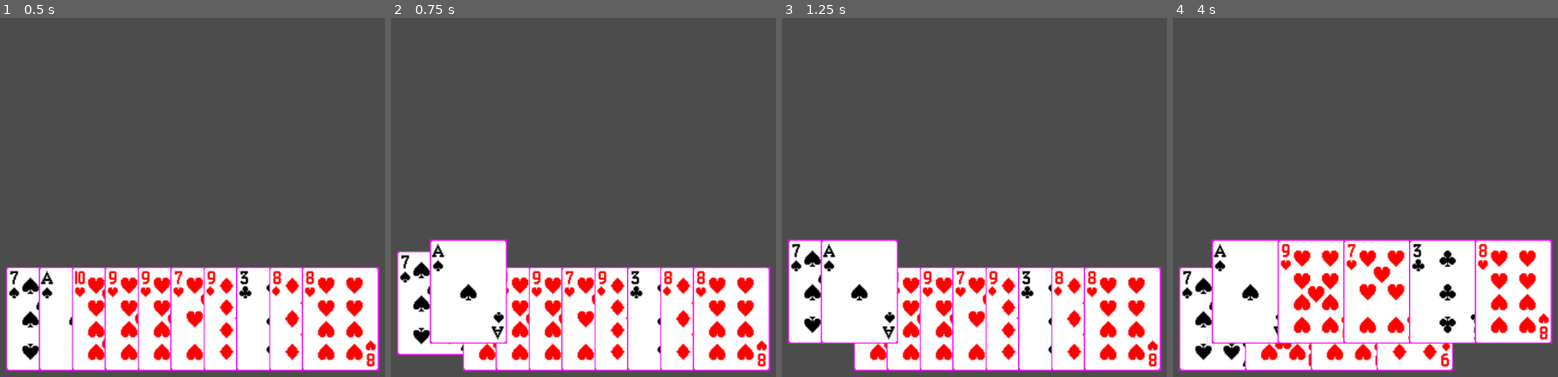
Above: before the commit, frames 1-4 (left to right).
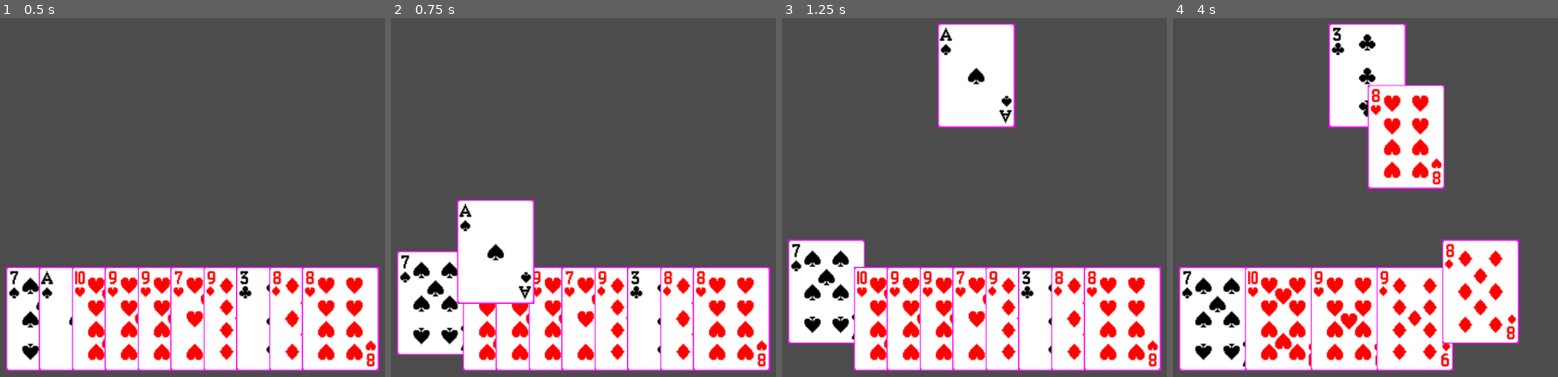
Above: after the commit, the same moments.

Repository: mhogar/CardGameEngine
Game: Godot game, scene res://core/Game.tscn
The game is run twice, just before and just after one commit, with the same random seed, the same clock (stepped at 60 frames per second) and the same inputs.
Inputs (mouse positions are in pixels of both pictures, inside the frame that each line leads up to):
- Up to frame 1 (0.5 s): no input
- Up to frame 2 (0.75 s): tap Enter at 0.5 s; move the mouse to (437, 319) at 0.52 s; click (437, 319) at 0.6 s
- Up to frame 3 (1.25 s): no input
- Up to frame 4 (4 s): move the mouse to (1284, 319) at 1.27 s; click (1284, 319) at 1.35 s; move the mouse to (1350, 319) at 2.02 s; click (1350, 319) at 2.1 s; move the mouse to (1415, 319) at 2.77 s; click (1415, 319) at 2.85 s; move the mouse to (1481, 319) at 3.52 s; click (1481, 319) at 3.6 s

Frame 1 is identical in both runs. In frame 2, 5.5% of the frame differs, in the area x 9-38%, y 50-91%; in frame 3, 8.8%; in frame 4, 26%, in the area x 9-99%, y 1-91%.
Error before the commit: Invalid call. Nonexistent function 'interpolate_property' in base 'Nil'. (res://core/events/MoveCard.gd:26)

Commit message:
Implement event queue

Diff:
--- a/core/Card.gd
+++ b/core/Card.gd
@@ -26,7 +26,8 @@
 	sprite.texture = tex
 
 
-func reset_anims():
+func reset():
+	sprite.position = Vector2()
 	anim_player.stop()
 
 
--- a/core/Game.gd
+++ b/core/Game.gd
@@ -3,17 +3,24 @@
 onready var table := $Table
 onready var hand := $Table/Hand
 onready var play_pile := $Table/PlayPile
+onready var event_queue := $EventQueue
+
+func _ready():
+	for i in 5:
+		add_move_card_event()
+
+	event_queue.connect("completed", self, "_on_event_completed")
+	event_queue.execute()
 
 
-func _ready():
-	var move_card_event : MoveCardEvent = preload("res://core/events/MoveCard.tscn").instance()
-	move_card_event.table = table
-	move_card_event.source_hand = hand
-	move_card_event.dest_deck = play_pile
+func add_move_card_event():
+	var event : MoveCardEvent = preload("res://core/events/MoveCard.tscn").instance()
+	event.table = table
+	event.source_hand = hand
+	event.dest_deck = play_pile
 
-	move_card_event.connect("completed", self, "_on_move_card_completed")
-	move_card_event.execute()
+	event_queue.add_event(event)
 
 
-func _on_move_card_completed():
-	print("card moved")
+func _on_event_completed():
+	print("queue finished")
--- a/core/Game.tscn
+++ b/core/Game.tscn
@@ -1,13 +1,14 @@
-[gd_scene load_steps=4 format=2]
+[gd_scene load_steps=5 format=2]
 
 [ext_resource path="res://core/Hand.tscn" type="PackedScene" id=1]
 [ext_resource path="res://core/Game.gd" type="Script" id=2]
 [ext_resource path="res://core/Pile.tscn" type="PackedScene" id=3]
+[ext_resource path="res://core/events/EventQueue.tscn" type="PackedScene" id=4]
 
 [node name="Game" type="Node"]
 script = ExtResource( 2 )
 
-[node name="Events" type="Node" parent="."]
+[node name="EventQueue" parent="." instance=ExtResource( 4 )]
 
 [node name="Table" type="Node2D" parent="."]
 z_index = -1
--- a/core/Hand.gd
+++ b/core/Hand.gd
@@ -4,6 +4,8 @@
 signal select_card
 
 const MAX_WIDTH := 500.0
+
+var can_select := false
 
 var hovered_card_indices := []
 var selected_card_index : int = -1
@@ -18,7 +20,7 @@
 
 
 func _process(delta):
-	if Input.is_action_just_pressed("confirm_card") && selected_card_index >= 0:
+	if can_select && Input.is_action_just_pressed("confirm_card") && selected_card_index >= 0:
 		emit_signal("select_card", selected_card_index)
 
 
--- a/core/events/Event.gd
+++ b/core/events/Event.gd
@@ -2,3 +2,5 @@
 class_name Event
 
 signal completed
+
+onready var sub_events_node := $SubEvents
--- /dev/null
+++ b/core/events/EventQueue.gd
@@ -0,0 +1,32 @@
+extends Event
+class_name EventQueue
+
+var events := []
+var current_event_index : int
+
+
+func add_event(event : Event):
+	events.append(event)
+	sub_events_node.add_child(event)
+
+
+func execute():
+	current_event_index = -1
+	execute_next()
+
+
+func execute_next():
+	current_event_index += 1
+
+	if current_event_index >= events.size():
+		emit_signal("completed")
+		return
+
+	var event : Event = events[current_event_index]
+	event.connect("completed", self, "_on_event_completed", [event])
+	event.execute()
+
+
+func _on_event_completed(event : Event):
+	event.queue_free()
+	execute_next()
--- /dev/null
+++ b/core/events/EventQueue.tscn
@@ -0,0 +1,7 @@
+[gd_scene load_steps=3 format=2]
+
+[ext_resource path="res://core/events/Event.tscn" type="PackedScene" id=1]
+[ext_resource path="res://core/events/EventQueue.gd" type="Script" id=2]
+
+[node name="EventQueue" instance=ExtResource( 1 )]
+script = ExtResource( 2 )
--- a/core/events/MoveCard.gd
+++ b/core/events/MoveCard.gd
@@ -1,6 +1,7 @@
 extends Event
 class_name MoveCardEvent
 
+onready var select_card_event := $SubEvents/SelectCard
 onready var tween := $Tween
 
 var table : Node2D
@@ -9,7 +10,6 @@
 
 
 func execute():
-	var select_card_event : SelectCardEvent = preload("res://core/events/SelectCard.tscn").instance()
 	select_card_event.hand = source_hand
 
 	select_card_event.connect("completed", self, "_on_select_card_completed")
@@ -21,7 +21,7 @@
 	table.get_parent().add_child(card)
 
 	card.position = table.transform.xform(source_hand.get_card_relative_position(card))
-	card.reset_anims()
+	card.reset()
 
 	tween.interpolate_property(card, "position", card.position, table.transform.xform(dest_deck.position), 0.5, Tween.TRANS_LINEAR, Tween.EASE_IN_OUT)
 	tween.connect("tween_all_completed", self, "_on_Tween_tween_all_completed", [dest_deck, card])
--- a/core/events/MoveCard.tscn
+++ b/core/events/MoveCard.tscn
@@ -1,10 +1,12 @@
-[gd_scene load_steps=2 format=2]
+[gd_scene load_steps=4 format=2]
 
 [ext_resource path="res://core/events/MoveCard.gd" type="Script" id=1]
+[ext_resource path="res://core/events/Event.tscn" type="PackedScene" id=2]
+[ext_resource path="res://core/events/SelectCard.tscn" type="PackedScene" id=3]
 
-[node name="MoveCard" type="Node"]
+[node name="MoveCard" instance=ExtResource( 2 )]
 script = ExtResource( 1 )
 
-[node name="Tween" type="Tween" parent="."]
+[node name="SelectCard" parent="SubEvents" index="0" instance=ExtResource( 3 )]
 
-[connection signal="tween_all_completed" from="Tween" to="." method="_on_Tween_tween_all_completed"]
+[node name="Tween" type="Tween" parent="." index="1"]
--- a/core/events/SelectCard.gd
+++ b/core/events/SelectCard.gd
@@ -6,7 +6,9 @@
 
 func execute():
 	hand.connect("select_card", self, "_on_Hand_select_card")
+	hand.can_select = true
 
 
 func _on_Hand_select_card(index : int):
+	hand.can_select = false
 	emit_signal("completed", index)
--- a/core/events/SelectCard.tscn
+++ b/core/events/SelectCard.tscn
@@ -1,6 +1,7 @@
-[gd_scene load_steps=2 format=2]
+[gd_scene load_steps=3 format=2]
 
 [ext_resource path="res://core/events/SelectCard.gd" type="Script" id=1]
+[ext_resource path="res://core/events/Event.tscn" type="PackedScene" id=2]
 
-[node name="SelectCard" type="Node"]
+[node name="SelectCard" instance=ExtResource( 2 )]
 script = ExtResource( 1 )
--- a/core/events/WaitAll.gd
+++ /dev/null
@@ -1,27 +0,0 @@
-extends Event
-class_name WaitAllEvent
-
-var events := []
-var completed := []
-var outputs := []
-
-
-func add_event(event : Event):
-	event.connect("completed", self, "_on_event_completed", [events.size()])
-
-	events.append(event)
-	completed.append(false)
-	outputs.append(null)
-
-
-func execute():
-	for event in events:
-		event.execute()
-
-
-func _on_event_completed(index : int, val):
-	completed[index] = true
-	outputs[index] = val
-
-	if completed.find(false) < 0:
-		emit_signal("completed", outputs)
--- a/project.godot
+++ b/project.godot
@@ -24,6 +24,11 @@
 "language": "GDScript",
 "path": "res://core/events/Event.gd"
 }, {
+"base": "Event",
+"class": "EventQueue",
+"language": "GDScript",
+"path": "res://core/events/EventQueue.gd"
+}, {
 "base": "Deck",
 "class": "Hand",
 "language": "GDScript",
@@ -43,21 +48,16 @@
 "class": "SelectCardEvent",
 "language": "GDScript",
 "path": "res://core/events/SelectCard.gd"
-}, {
-"base": "Event",
-"class": "WaitAllEvent",
-"language": "GDScript",
-"path": "res://core/events/WaitAll.gd"
 } ]
 _global_script_class_icons={
 "Card": "",
 "Deck": "",
 "Event": "",
+"EventQueue": "",
 "Hand": "",
 "MoveCardEvent": "",
 "Pile": "",
-"SelectCardEvent": "",
-"WaitAllEvent": ""
+"SelectCardEvent": ""
 }
 
 [application]
